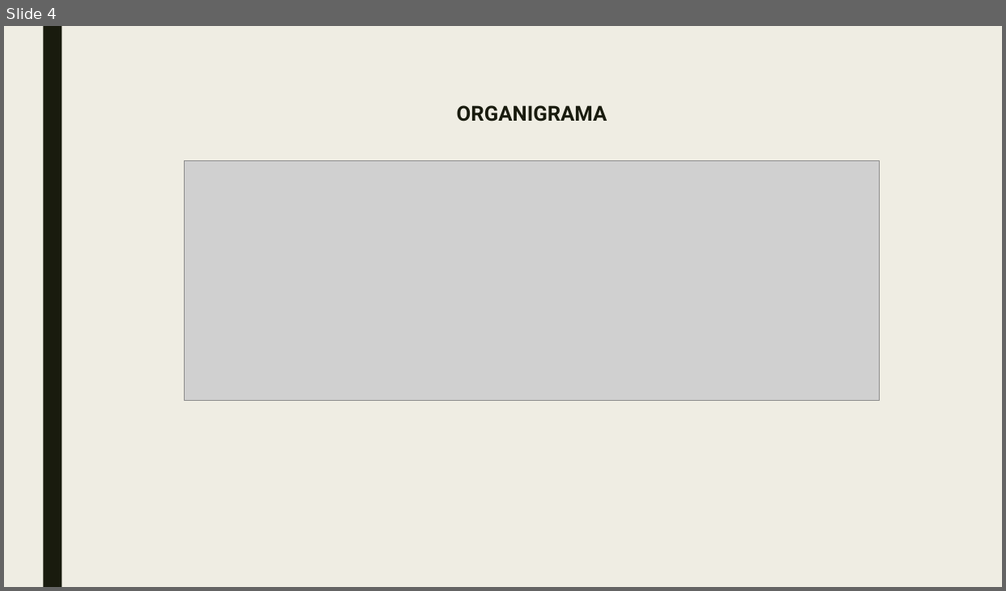
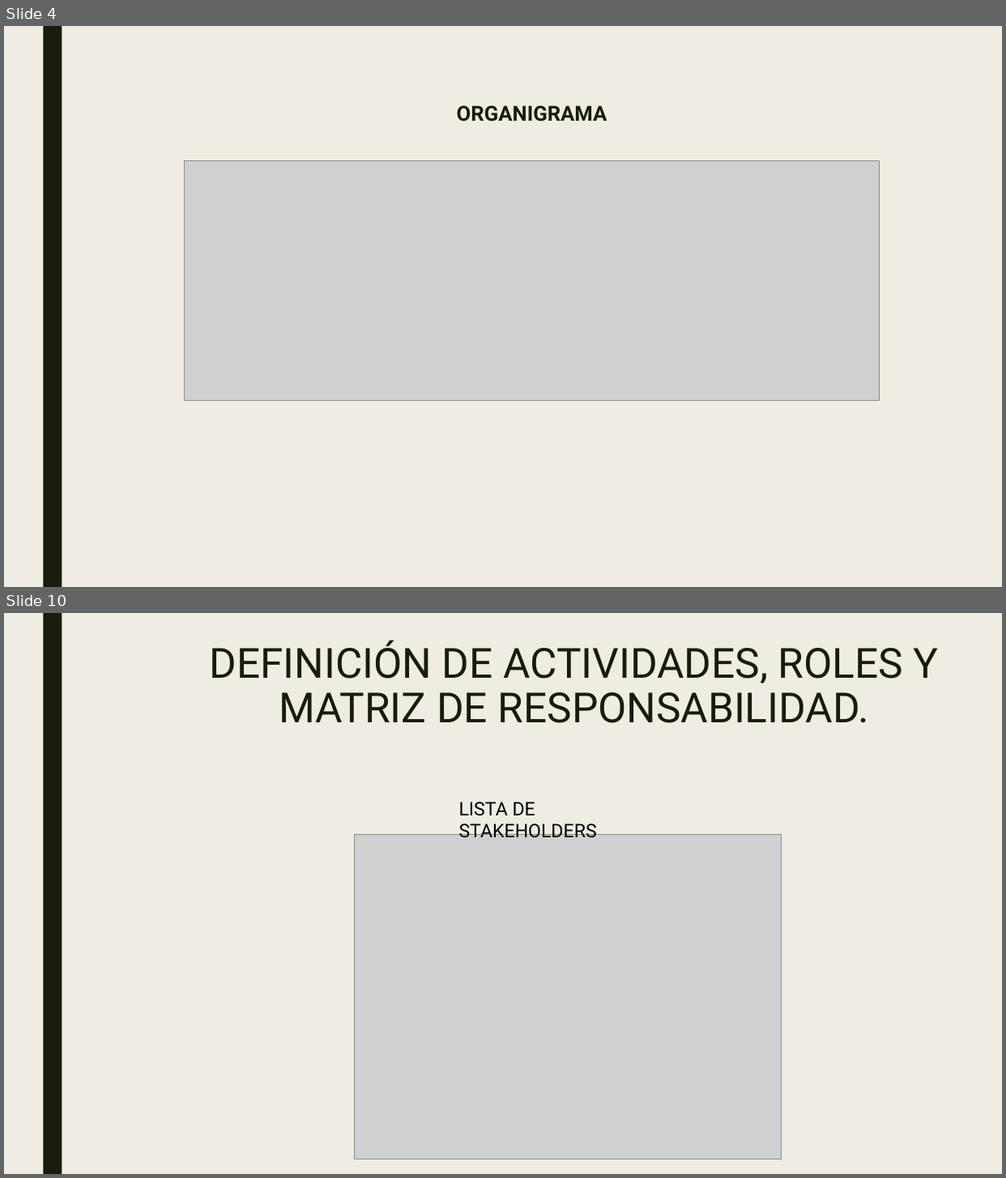
Before and after one commit to SM-ROOT/SM-ROOT, a slide deck: 9°A/Integradora/diapositiva/SM-ROOT_APPMO-SP.pptx. Shown one above the other, each under a label of ours: slide 4 before the commit, slides 4 and 10 after it; the slides between them are not shown. The pictures are 1006x591 and 1006x1178 pixels, drawn with LibreOffice and Linux fonts; fonts in the diff are those of the drawing; grey boxes stand for pictures. Boxes give left, top, right and bottom in pixels: in the first picture for what was removed or moved away, otherwise in the second. Text is boxed around its words. In the diff, an @@ line names an element or a change of style, - is before the commit and + after.

```diff
--- a/9°A/Integradora/diapositiva/SM-ROOT_APPMO-SP.pptx
+++ b/9°A/Integradora/diapositiva/SM-ROOT_APPMO-SP.pptx
@@ slide 10 added at [4, 613, 1002, 1174], background #EFEDE3; not listed: 1 template element that a slide beside it also shows @@
@@ title added at [210, 640, 939, 723], 40 pt, text #191B0E @@
+DEFINICIÓN DE ACTIVIDADES, ROLES Y MATRIZ DE RESPONSABILIDAD.
@@ text added at [459, 802, 597, 838], 18 pt, text #000000 @@
+LISTA DE STAKEHOLDERS
@@ picture added at [355, 834, 782, 1159] @@
```
Also in this commit, not shown: 2 slides changed, 16 other slides added, 1 slide removed, 3 other files.
